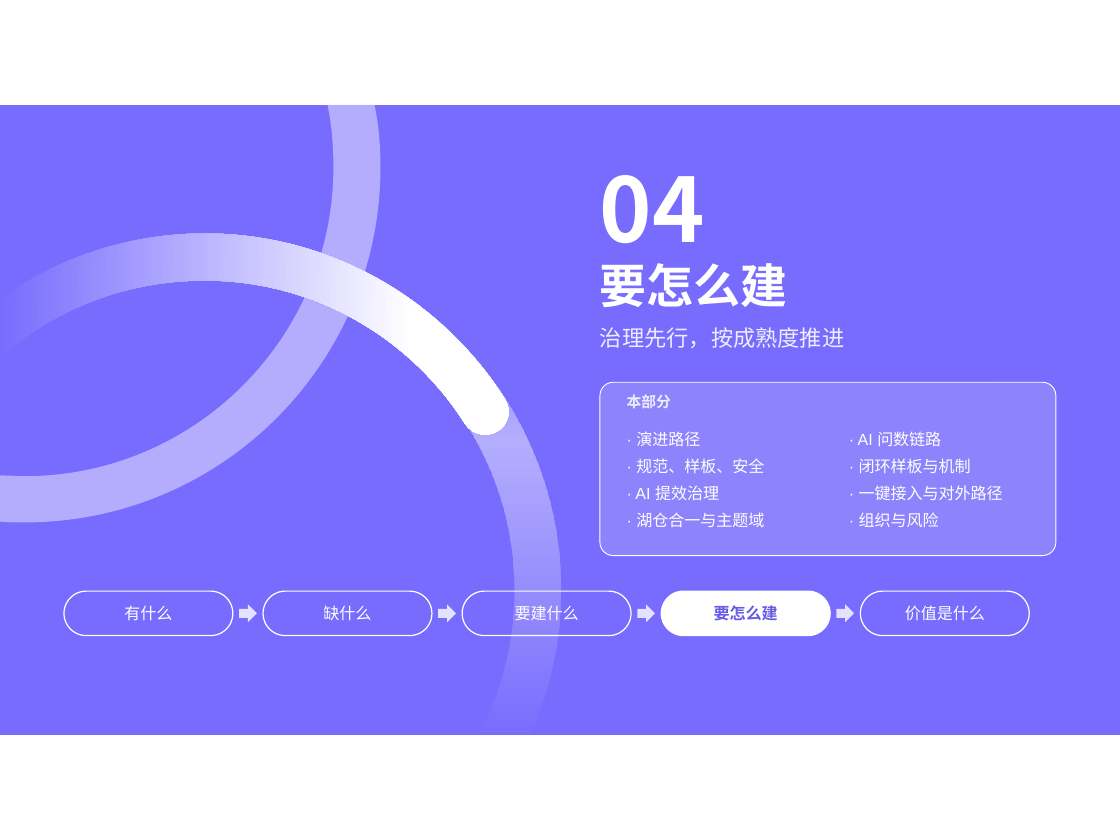
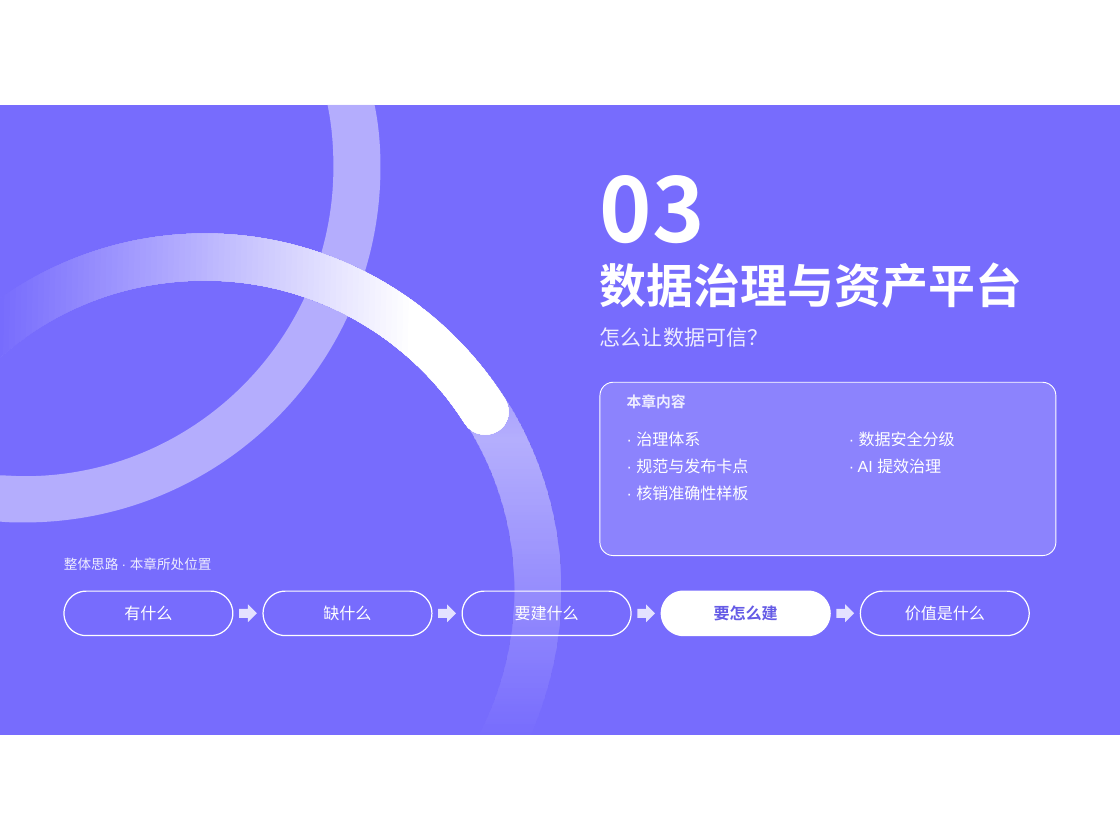
Before and after one commit to keanying/relevance, a slide deck: slide 17 of 票付通AI大数据平台建设规划.pptx (slide 26 before the commit). Drawn at 1120x840 pixels with LibreOffice and Linux fonts; fonts in the diff are those of the drawing. Boxes give left, top, right and bottom in pixels: in the first picture for what was removed or moved away, otherwise in the second. Text is boxed around its words. In the diff, an @@ line names an element or a change of style, - is before the commit and + after.

```diff
--- a/票付通AI大数据平台建设规划.pptx
+++ b/票付通AI大数据平台建设规划.pptx
@@ text at (600, 175, 705, 265): text changed @@
-04
+03
@@ title at (600, 262, 1022, 308): text changed @@
-要怎么建
+数据治理与资产平台
@@ text at (600, 327, 768, 347): text changed; size 18 to 17 pt @@
-治理先行，按成熟度推进
+怎么让数据可信？
@@ text at (627, 394, 686, 408): text changed @@
-本部分
+本章内容
@@ text at (636, 431, 748, 500): text changed @@
-· 演进路径
-· 规范、样板、安全
-· AI 提效治理
-· 湖仓合一与主题域
+· 治理体系
+· 规范与发布卡点
+· 核销准确性样板
@@ text at (858, 431, 955, 473): text changed @@
-· AI 问数链路
-· 闭环样板与机制
-· 一键接入与对外路径
-· 组织与风险
+· 数据安全分级
+· AI 提效治理
@@ text added at (64, 557, 212, 570), 11 pt, text #EEEDFF @@
+整体思路 · 本章所处位置
```
Also in this commit, not shown: 44 other slides changed, 8 slides added, 1 slide removed.
